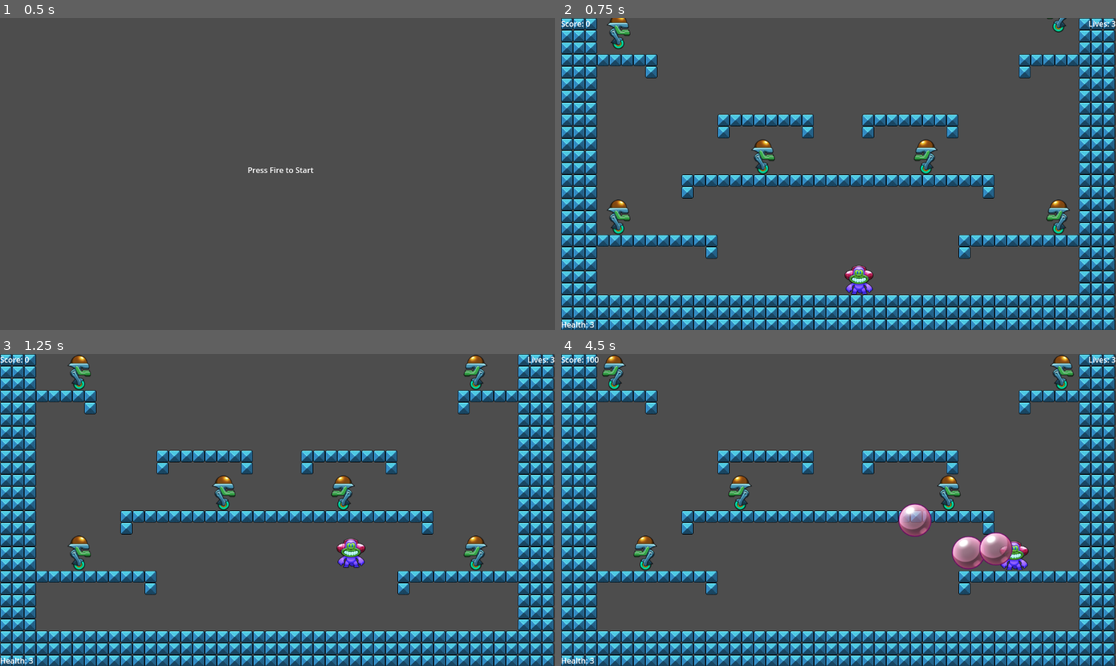
Above: before the commit, frames 1-4 (two rows, left to right).
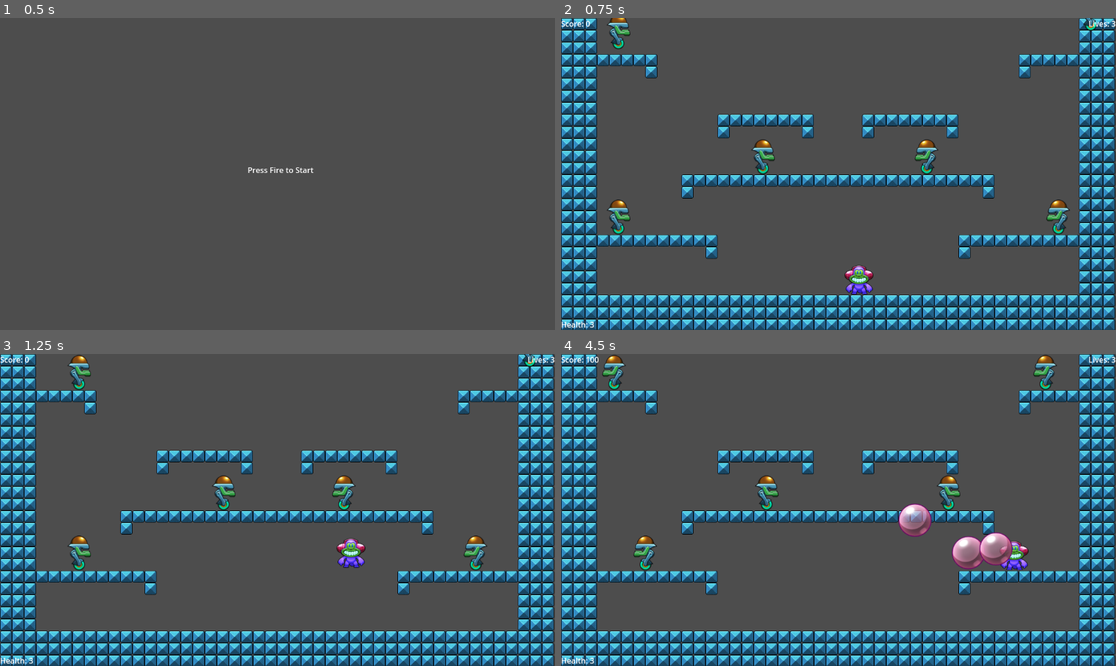
Above: after the commit, the same moments.

Repository: Zhaojun-Li/assignment-05
Game: Godot game, scene res://scenes/main/Main.tscn
Two runs of this game, one before a commit and one after it. Both use one fixed random seed, a clock stepped at 60 frames per second and the inputs below.
Inputs:
- Up to frame 1 (0.5 s): no input
- Up to frame 2 (0.75 s): tap Enter at 0.5 s; hold D (move_right) from 0.53 s (still down); tap Space (fire) at 0.6 s
- Up to frame 3 (1.25 s): keep holding D (move_right); tap W (jump) at 0.77 s
- Up to frame 4 (4.5 s): tap Space (fire) every 0.75 s from 1.35 to 4.35 s; tap W (jump) at 1.52, 3.02, 3.77 s; release D (move_right) at 2.03 s; hold A (move_left) 2.03-2.78 s; hold D (move_right) 2.78-4.28 s; hold A (move_left) from 4.28 s (still down)

Frame 1 is identical in both runs. In frame 2, 0.3% of the frame differs, in the area x 63-97%, y 0-50%; in frame 3, 0.5%; in frame 4, 1.1%, in the area x 30-93%, y 0-51%.

Commit message:
Added ending when all enemy is cleared

Diff:
--- a/scenes/entities/enemies/Enemy.tscn
+++ b/scenes/entities/enemies/Enemy.tscn
@@ -3,9 +3,11 @@
 [ext_resource type="Script" uid="uid://de4sfn5y5nhmx" path="res://scenes/entities/enemies/Enemy.gd" id="1_84gbo"]
 [ext_resource type="Texture2D" uid="uid://drf5pd6uqy3ty" path="res://assets/sprites/enemy.png" id="1_dec3e"]
 
-[sub_resource type="RectangleShape2D" id="RectangleShape2D_84gbo"]
+[sub_resource type="CapsuleShape2D" id="CapsuleShape2D_84gbo"]
+height = 20.008253
 
-[sub_resource type="RectangleShape2D" id="RectangleShape2D_okl84"]
+[sub_resource type="CapsuleShape2D" id="CapsuleShape2D_okl84"]
+height = 20.304516
 
 [node name="Enemy" type="CharacterBody2D" groups=["enemies"]]
 script = ExtResource("1_84gbo")
@@ -16,7 +18,7 @@
 [node name="CollisionShape2D" type="CollisionShape2D" parent="."]
 position = Vector2(0, -1.365)
 scale = Vector2(2.47, 3.635)
-shape = SubResource("RectangleShape2D_84gbo")
+shape = SubResource("CapsuleShape2D_84gbo")
 
 [node name="LedgeRay" type="RayCast2D" parent="."]
 target_position = Vector2(0, 45)
@@ -26,4 +28,4 @@
 [node name="CollisionShape2D" type="CollisionShape2D" parent="HurtBox"]
 position = Vector2(0, -1.34)
 scale = Vector2(2.71, 3.875)
-shape = SubResource("RectangleShape2D_okl84")
+shape = SubResource("CapsuleShape2D_okl84")
--- a/scenes/world/Level01.gd
+++ b/scenes/world/Level01.gd
@@ -4,6 +4,7 @@
 signal request_game_over(final_score: int)
 
 var score: int = 0
+var level_complete := false
 
 @onready var music: AudioStreamPlayer2D = $Music
 @onready var sfx_fire: AudioStreamPlayer2D = $SFXFire
@@ -49,6 +50,10 @@
 func _process(_delta: float) -> void:
 	_update_hud()
 
+	if not level_complete and get_tree().get_nodes_in_group("enemies").size() == 0:
+		level_complete = true
+		emit_signal("request_game_over", score)
+
 # Spawn enemy at fixed position
 func _spawn_enemies() -> void:
 	if enemy_scene == null:
